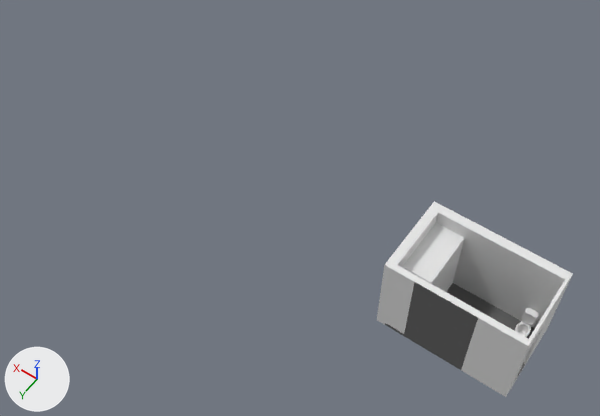
The FBX model Assets/Prefabs/Addressables/Bathroom.fbx as it was, and as the next commit left it.
Camera for both pictures: a camera (50 mm lens) standing at (-10.6, 62.4, 183.6) and looking at (69.2, -49.2, 8.2). Arrows for +X, +Y and +Z are at lower left; the lights stay in place. Where no turn or scale is listed for an object, it has been applied to the vertices.

Before the edit, the objects in view are built like this:
```python
ob_doorframebedroom_004 = bpy.data.objects.new('DoorFrameBedroom.004', me_plane_005)
ob_doorframebedroom_004.location = (0.0, 0.0, 0.0)
ob_flat_003 = bpy.data.objects.new('Flat.003', me_plane_010)
ob_flat_003.location = (0.0, 0.0, 0.0)
ob_shower_002 = bpy.data.objects.new('Shower.002', me_cube_070)
ob_shower_002.location = (0.0, 0.0, 0.0)
ob_toilet1_002 = bpy.data.objects.new('Toilet1.002', me_mesh)
ob_toilet1_002.location = (0.0, 0.0, 0.0)
ob_toilet2_002 = bpy.data.objects.new('Toilet2.002', me_mesh_001)
ob_toilet2_002.location = (0.0, 0.0, 0.0)
ob_toilet3_002 = bpy.data.objects.new('Toilet3.002', me_mesh_003)
ob_toilet3_002.location = (0.0, 0.0, 0.0)
ob_toilet4_002 = bpy.data.objects.new('Toilet4.002', me_mesh_002)
ob_toilet4_002.location = (0.0, 0.0, 0.0)
```
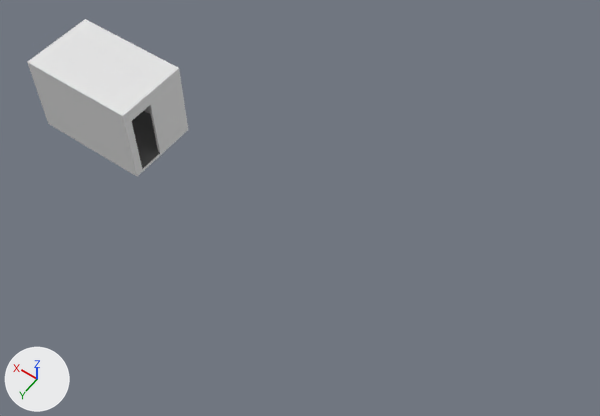
Location of each change, (x1, y1, x2, y2) in pixels of the pictures (600 x 416 px):
```json
{"object": "Flat.003", "change": "reshaped, moved", "before": [377, 201, 573, 397], "after": [27, 19, 189, 176], "on screen": "17% narrower, 20% shorter"}
{"object": "Shower.002", "change": "deleted", "before": [402, 223, 465, 292]}
{"object": "DoorFrameBedroom.004", "change": "deleted", "before": [511, 319, 547, 389]}
{"object": "Toilet1.002", "change": "deleted", "before": [515, 321, 532, 337]}
{"object": "Toilet2.002", "change": "deleted", "before": [524, 308, 539, 321]}
{"object": "Toilet4.002", "change": "deleted", "before": [522, 313, 535, 326]}
{"object": "Toilet3.002", "change": "deleted", "before": [524, 313, 534, 323]}
{"part": 1, "of": "me_plane_010", "change": "built on", "before": [398, 213, 565, 288], "after": [39, 27, 170, 111]}
{"part": 2, "of": "me_plane_010", "change": "recoloured", "before": [385, 282, 478, 370], "after": [47, 73, 106, 158]}
```

Scene script edits in JSON lines:
```json
{"block": "me_plane_010", "where": "# used by ob_flat_003; location = (0.0, 0.0, 0.0)"}
{"op": "remove", "block": "me_plane_010", "code": "me_plane_010.from_pydata(...)  # 157 vertices, 156 faces; spans x 0.0..36.5, y -60.0..-37.0, z -1.0..24.0"}
{"op": "add", "block": "me_plane_010", "code": "me_plane_010.from_pydata(...)  # 1149 vertices, 1142 faces; spans x 0.0..36.5, y -60.0..-37.0, z -1.0..24.0"}
{"block": "me_plane_010", "change": "me_plane_010 part 1"}
{"block": "me_plane_010", "change": "14 faces are deleted"}
{"block": "me_plane_010", "change": "7 vertices are added at x 12.1..28.4, y -48.4..-39.5, z 22.6..24.0"}
{"block": "me_plane_010", "change": "14 new vertices lie (0.0, 0.0, 2.6) away from vertices in x 0.8..34.0, y -57.5..-38.8, z 20.0"}
{"block": "me_plane_010", "change": "5 new vertices lie (-5.6, 0.0, 0.0) away from vertices in x 34.0, y -48.4..-39.4, z 22.6..24.0"}
{"block": "me_plane_010", "change": "38 new faces join them, mat_whitesemigloss (white #e7e7e7)"}
{"block": "me_plane_010", "change": "me_plane_010 part 2: 8 faces spanning x 0.8..34.0, y -38.8..-37.0, z -1.0..24.0 switch from mat_floorkitchenmat (dark grey #636363) to mat_whitesemigloss (white #e7e7e7)"}
{"op": "remove", "block": "ob_toilet1_002", "code": ["ob_toilet1_002 = bpy.data.objects.new('Toilet1.002', me_mesh)", "ob_toilet1_002.location = (0.0, 0.0, 0.0)"]}
{"op": "remove", "block": "ob_toilet4_002", "code": ["ob_toilet4_002 = bpy.data.objects.new('Toilet4.002', me_mesh_002)", "ob_toilet4_002.location = (0.0, 0.0, 0.0)"]}
{"op": "remove", "block": "ob_doorframebedroom_004", "code": ["ob_doorframebedroom_004 = bpy.data.objects.new('DoorFrameBedroom.004', me_plane_005)", "ob_doorframebedroom_004.location = (0.0, 0.0, 0.0)"]}
{"op": "remove", "block": "ob_shower_002", "code": ["ob_shower_002 = bpy.data.objects.new('Shower.002', me_cube_070)", "ob_shower_002.location = (0.0, 0.0, 0.0)"]}
{"op": "set", "path": "ob_flat_003.location", "old": "(0.0, 0.0, 0.0)", "new": "(118.4, 0.0, 0.0)"}
{"op": "remove", "block": "ob_toilet3_002", "code": ["ob_toilet3_002 = bpy.data.objects.new('Toilet3.002', me_mesh_003)", "ob_toilet3_002.location = (0.0, 0.0, 0.0)"]}
{"op": "remove", "block": "ob_toilet2_002", "code": ["ob_toilet2_002 = bpy.data.objects.new('Toilet2.002', me_mesh_001)", "ob_toilet2_002.location = (0.0, 0.0, 0.0)"]}
```
